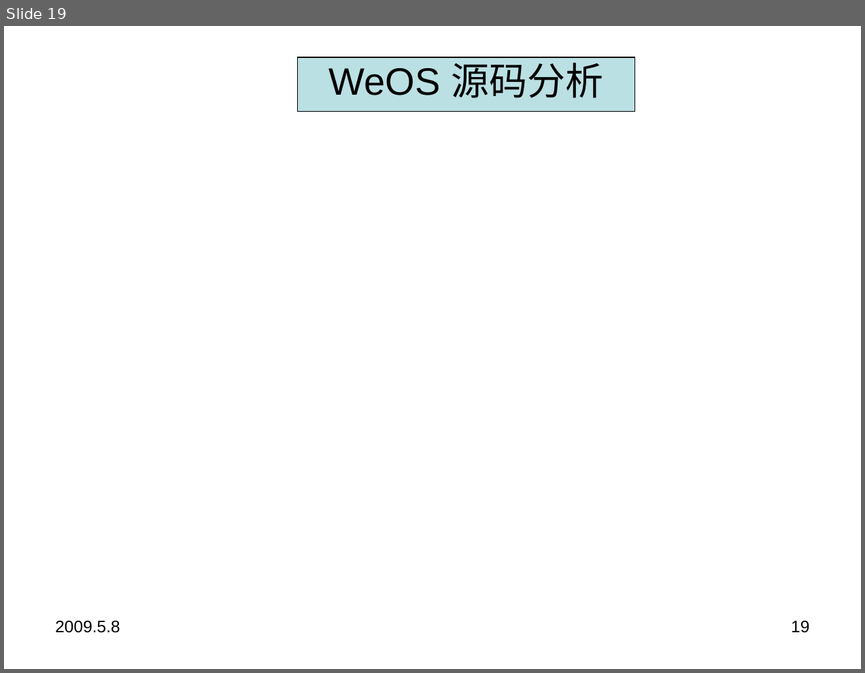
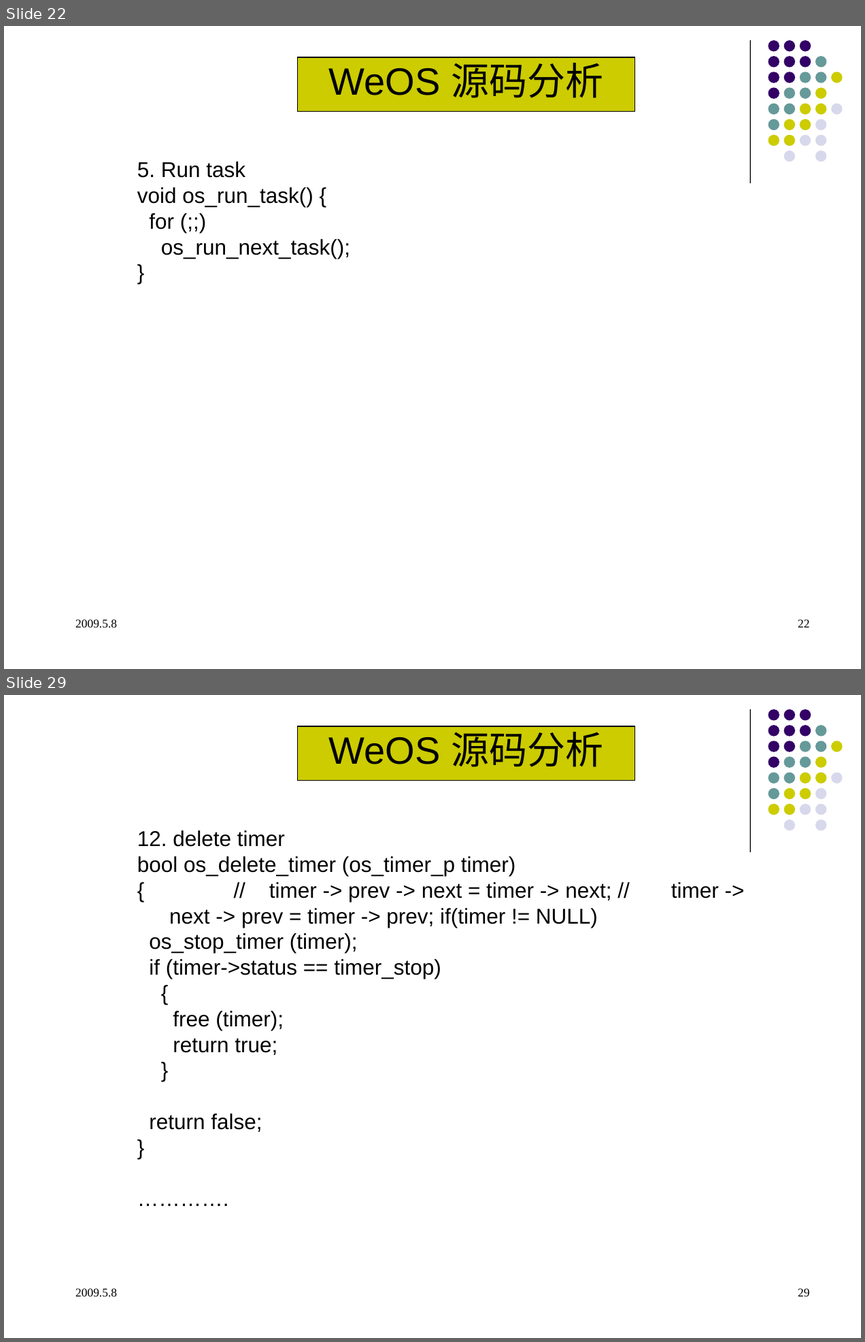
Before and after one commit to qinzb/WeOS, a slide deck: doc/weos_V0.1.ppt. Shown one above the other, each under a label of ours: slide 19 before the commit, slides 22 and 29 after it; the slides between them are not shown. The pictures are 865x673 and 865x1342 pixels, drawn with LibreOffice and Linux fonts; fonts in the diff are those of the drawing. Boxes give left, top, right and bottom in pixels: in the first picture for what was removed or moved away, otherwise in the second. Text is boxed around its words. In the diff, an @@ line names an element or a change of style, - is before the commit and + after.

```diff
--- a/doc/weos_V0.1.ppt
+++ b/doc/weos_V0.1.ppt
@@ slide 29 added at [4,695,861,1338], background #FFFFFF; not listed: 32 template elements that a slide beside it also shows @@
@@ rectangle added at [298,726,636,780], fill #CCCC00, outline #000000 0.74 pt, 32 pt, text #000000 @@
+WeOS 源码分析
@@ text added at [137,830,611,1132], 18 pt, text #000000 @@
+12. delete timer
+bool os_delete_timer (os_timer_p timer)
+{ // timer -> prev -> next = timer -> next; // timer -> next -> prev = timer -> prev; if(timer != NULL)
+os_stop_timer (timer);
+if (timer->status == timer_stop)
+{
+free (timer);
+return true;
+}
+return false;
+}
+………….
@@ text added at [75,1288,117,1296], 10 pt, text #000000 @@
+2009.5.8
@@ page number added at [798,1288,809,1296], 10 pt, text #000000 @@
+29
@@ what was slide 19 is now slide 22 @@
@@ slide 22 changed as well @@
@@ line added from (750, 40) to (750, 183), #000000 0.74 pt @@
@@ rectangle "WeOS 源码分析" at [298,57,636,111]: fill #BBE0E3 to #CCCC00 @@
@@ text added at [137,161,350,259], 18 pt, text #000000 @@
+5. Run task
+void os_run_task() {
+for (;;)
+os_run_next_task();
+}
@@ group added at [768,40,842,161]: 31 ellipses @@
@@ text "2009.5.8" at [75,619,117,627]: size 14 to 10 pt, font Arial to Times New Roman; indent changed @@
@@ page number at [798,619,809,627]: text changed; size 14 to 10 pt; font Arial to Times New Roman @@
-19
+22
```
Also in this commit, not shown: 20 other slides changed, 9 other slides added.
